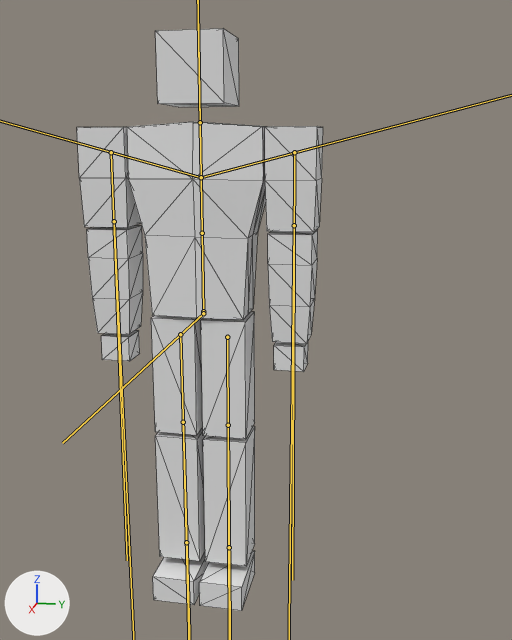
The glTF model Models/SK_BaseHuman/Animations/SK_BaseHuman_Anims.glb: old version first, new version second.
Both versions are drawn from a camera (50 mm lens) standing at (4.28, 1.2, 2.99) and looking at (-0.43, 0.26, 1.81). Every picture has the same lights, and +X, +Y and +Z are marked at lower left. The bones that change are drawn over the model as lines. Mesh edges are drawn as thin lines.

Objects in the first picture: 'BaseHuman'.
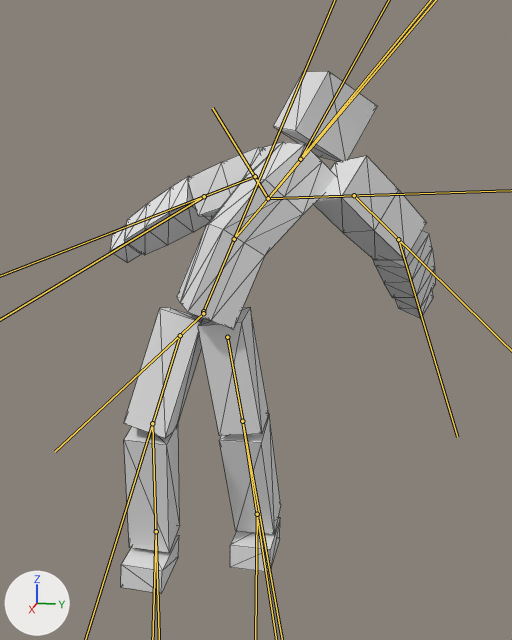
The newer file adds an action. The first version stands in its rest pose; the second is drawn at frame 26 of the action 'Zombie_Attack_1'.

Boxes (x1, y1, x2, y2) around the edits, measured in the pictures (512 x 640 px):
'BaseHuman', posed (32% wider, 10% shorter)
    before: (77, 28, 323, 611)
    after: (110, 71, 435, 594)
bone 'ForbiddenBoneWaist_R', root to tip
    before: (203, 313) to (62, 443)
    after: (203, 313) to (55, 451)

Patch to the scene script:
```diff
--- a/Models/SK_BaseHuman/Animations/SK_BaseHuman_Anims.glb.py
+++ b/Models/SK_BaseHuman/Animations/SK_BaseHuman_Anims.glb.py
@@ bone_lowerbody @@
 bone_lowerbody = bpy.data.objects['SK_BaseHuman'].pose.bones['LowerBody']  # child of 'Root'
-bone_lowerbody.rotation_quaternion = (1.0, 0.0, 0.0, 0.0)  # degrees (0, 0, 0)
+bone_lowerbody.rotation_quaternion = (0.537, -0.188, 0.817, -0.096)  # degrees (42, 123, 49)
@@ bone_upperbody @@
 bone_upperbody = bpy.data.objects['SK_BaseHuman'].pose.bones['UpperBody']  # child of 'LowerBody'
-bone_upperbody.rotation_quaternion = (1.0, 0.0, 0.0, 0.0)  # degrees (0, 0, 0)
+bone_upperbody.rotation_quaternion = (0.987, -0.021, -0.017, -0.157)  # degrees (-2, -2, -18)
@@ bone_topbody @@
 bone_topbody = bpy.data.objects['SK_BaseHuman'].pose.bones['TopBody']  # child of 'UpperBody'
-bone_topbody.rotation_quaternion = (1.0, 0.0, 0.0, 0.0)  # degrees (0, 0, 0)
+bone_topbody.rotation_quaternion = (0.995, 0.002, 0.102, 0.009)  # degrees (0, 12, 1)
@@ bone_head @@
 bone_head = bpy.data.objects['SK_BaseHuman'].pose.bones['Head']  # child of 'TopBody'
-bone_head.rotation_quaternion = (1.0, 0.0, 0.0, 0.0)  # degrees (0, 0, 0)
+bone_head.rotation_quaternion = (0.994, 0.026, -0.001, 0.107)  # degrees (3, 0, 12)
@@ bone_forbiddenbonetorso_r @@
 bone_forbiddenbonetorso_r = bpy.data.objects['SK_BaseHuman'].pose.bones['ForbiddenBoneTorso_R']  # child of 'UpperBody'
-bone_forbiddenbonetorso_r.rotation_quaternion = (1.0, 0.0, 0.0, 0.0)  # degrees (0, 0, 0)
+bone_forbiddenbonetorso_r.rotation_quaternion = (0.941, -0.185, -0.122, -0.257)  # degrees (-17, -19, -28)
@@ bone_upperarm_r @@
 bone_upperarm_r = bpy.data.objects['SK_BaseHuman'].pose.bones['UpperArm_R']  # child of 'ForbiddenBoneTorso_R'
-bone_upperarm_r.rotation_quaternion = (1.0, 0.0, 0.0, 0.0)  # degrees (0, 0, 0)
+bone_upperarm_r.rotation_quaternion = (0.48, -0.635, -0.282, -0.536)  # degrees (-83, -72, -30)
@@ bone_lowerarm_r @@
 bone_lowerarm_r = bpy.data.objects['SK_BaseHuman'].pose.bones['LowerArm_R']  # child of 'UpperArm_R'
-bone_lowerarm_r.rotation_quaternion = (1.0, 0.0, 0.0, 0.0)  # degrees (0, 0, 0)
+bone_lowerarm_r.rotation_quaternion = (0.958, -0.004, 0.03, -0.287)  # degrees (-1, 3, -33)
@@ bone_forbiddenbonetorso_l @@
 bone_forbiddenbonetorso_l = bpy.data.objects['SK_BaseHuman'].pose.bones['ForbiddenBoneTorso_L']  # child of 'UpperBody'
-bone_forbiddenbonetorso_l.rotation_quaternion = (1.0, 0.0, 0.0, 0.0)  # degrees (0, 0, 0)
+bone_forbiddenbonetorso_l.rotation_quaternion = (0.997, 0.002, 0.012, 0.071)  # degrees (0, 1, 8)
@@ bone_upperarm_l @@
 bone_upperarm_l = bpy.data.objects['SK_BaseHuman'].pose.bones['UpperArm_L']  # child of 'ForbiddenBoneTorso_L'
-bone_upperarm_l.rotation_quaternion = (1.0, 0.0, 0.0, 0.0)  # degrees (0, 0, 0)
+bone_upperarm_l.rotation_quaternion = (0.812, 0.359, -0.459, -0.017)  # degrees (62, -47, -32)
@@ bone_lowerarm_l @@
 bone_lowerarm_l = bpy.data.objects['SK_BaseHuman'].pose.bones['LowerArm_L']  # child of 'UpperArm_L'
-bone_lowerarm_l.rotation_quaternion = (1.0, 0.0, 0.0, 0.0)  # degrees (0, 0, 0)
+bone_lowerarm_l.rotation_quaternion = (0.946, -0.043, 0.314, -0.064)  # degrees (-9, 36, -11)
@@ bone_forbiddenbonewaist_r @@
 bone_forbiddenbonewaist_r = bpy.data.objects['SK_BaseHuman'].pose.bones['ForbiddenBoneWaist_R']
-bone_forbiddenbonewaist_r.rotation_quaternion = (1.0, 0.0, 0.0, 0.0)  # degrees (0, 0, 0)
+bone_forbiddenbonewaist_r.rotation_quaternion = (0.999, -0.004, -0.002, 0.048)  # degrees (0, 0, 6)
@@ bone_upperleg_r @@
 bone_upperleg_r = bpy.data.objects['SK_BaseHuman'].pose.bones['UpperLeg_R']  # child of 'ForbiddenBoneWaist_R'
-bone_upperleg_r.rotation_quaternion = (1.0, 0.0, 0.0, 0.0)  # degrees (0, 0, 0)
+bone_upperleg_r.rotation_quaternion = (0.987, 0.145, 0.017, 0.071)  # degrees (17, 1, 8)
@@ bone_lowerleg_r @@
 bone_lowerleg_r = bpy.data.objects['SK_BaseHuman'].pose.bones['LowerLeg_R']  # child of 'UpperLeg_R'
-bone_lowerleg_r.rotation_quaternion = (1.0, 0.0, 0.0, 0.0)  # degrees (0, 0, 0)
+bone_lowerleg_r.rotation_quaternion = (0.975, -0.108, -0.023, -0.193)  # degrees (-12, -5, -22)
@@ bone_foot_r @@
 bone_foot_r = bpy.data.objects['SK_BaseHuman'].pose.bones['Foot_R']  # child of 'LowerLeg_R'
-bone_foot_r.rotation_quaternion = (1.0, 0.0, 0.0, 0.0)  # degrees (0, 0, 0)
+bone_foot_r.rotation_quaternion = (0.997, 0.002, 0.006, 0.079)  # degrees (0, 1, 9)
@@ bone_upperleg_l @@
 bone_upperleg_l = bpy.data.objects['SK_BaseHuman'].pose.bones['UpperLeg_L']  # child of 'ForbiddenBoneWaist_L'
-bone_upperleg_l.rotation_quaternion = (1.0, 0.0, 0.0, 0.0)  # degrees (0, 0, 0)
+bone_upperleg_l.rotation_quaternion = (0.996, -0.07, -0.004, -0.058)  # degrees (-8, -1, -7)
@@ bone_lowerleg_l @@
 bone_lowerleg_l = bpy.data.objects['SK_BaseHuman'].pose.bones['LowerLeg_L']  # child of 'UpperLeg_L'
-bone_lowerleg_l.rotation_quaternion = (1.0, 0.0, 0.0, 0.0)  # degrees (0, 0, 0)
+bone_lowerleg_l.rotation_quaternion = (0.992, 0.048, 0.026, -0.113)  # degrees (5, 4, -13)
@@ bone_foot_l @@
 bone_foot_l = bpy.data.objects['SK_BaseHuman'].pose.bones['Foot_L']  # child of 'LowerLeg_L'
-bone_foot_l.rotation_quaternion = (1.0, 0.0, 0.0, 0.0)  # degrees (0, 0, 0)
+bone_foot_l.rotation_quaternion = (0.986, 0.027, -0.011, 0.165)  # degrees (3, -2, 19)
```
